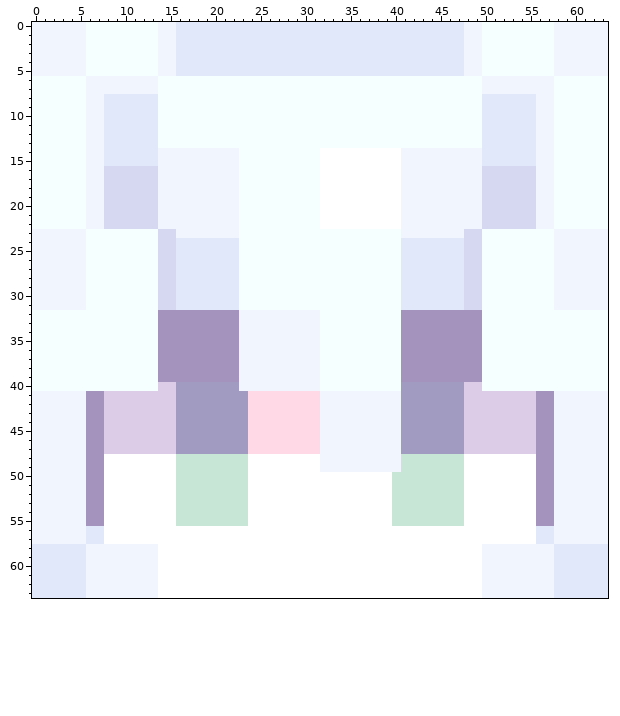
Pixel-art sprite -- skins/c793e80b-f2c1-4b93-b388-4e334eb5da0c.png. This is how it looked before the edit.
The file is 64x64 pixels. Colours within 5 levels of each other are drawn and written as one.
The result:
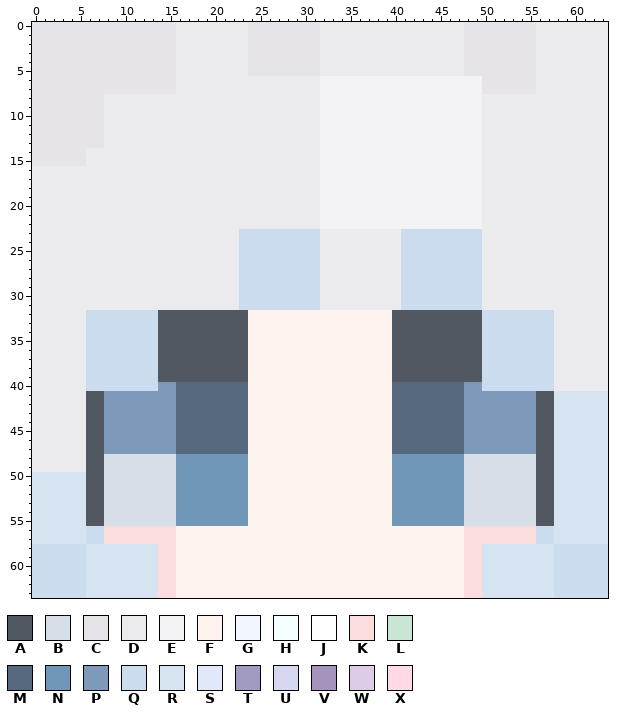
Palette (. is transparent): A #515861  B #d6dfe8  C #e6e4e9  D #ebeaed  E #f3f2f5  F #fef3ee  G #f1f5fd  H #f6ffff  J #ffffff  K #fcdddd  L #c8e6d5  M #57697f  N #7197b8  P #7e99ba  Q #cadcee  R #d6e4f2  S #e0e8f9  T #a19bc2  U #d5d8f0  V #a393bd  W #dccce8  X #ffd9e5
Author's note on the commit: 自動上傳玩家 AstridLu 的皮膚臉部
From old to new:
Changed rows in their new state; - is an unchanged pixel.
first column x 0:
 0 CCCCCCCCCCCCCCCCDDDDDDDDCCCCCCCCDDDDDDDDDDDDDDDDCCCCCCCCDDDDDDDD
 1 CCCCCCCCCCCCCCCCDDDDDDDDCCCCCCCCDDDDDDDDDDDDDDDDCCCCCCCCDDDDDDDD
 2 CCCCCCCCCCCCCCCCDDDDDDDDCCCCCCCCDDDDDDDDDDDDDDDDCCCCCCCCDDDDDDDD
 3 CCCCCCCCCCCCCCCCDDDDDDDDCCCCCCCCDDDDDDDDDDDDDDDDCCCCCCCCDDDDDDDD
 4 CCCCCCCCCCCCCCCCDDDDDDDDCCCCCCCCDDDDDDDDDDDDDDDDCCCCCCCCDDDDDDDD
 5 CCCCCCCCCCCCCCCCDDDDDDDDCCCCCCCCDDDDDDDDDDDDDDDDCCCCCCCCDDDDDDDD
 6 CCCCCCCCCCCCCCCCDDDDDDDDDDDDDDDDEEEEEEEEEEEEEEEEEECCCCCCDDDDDDDD
 7 CCCCCCCCCCCCCCCCDDDDDDDDDDDDDDDDEEEEEEEEEEEEEEEEEECCCCCCDDDDDDDD
 8 CCCCCCCCDDDDDDDDDDDDDDDDDDDDDDDDEEEEEEEEEEEEEEEEEEDDDDDDDDDDDDDD
 9 CCCCCCCCDDDDDDDDDDDDDDDDDDDDDDDDEEEEEEEEEEEEEEEEEEDDDDDDDDDDDDDD
10 CCCCCCCCDDDDDDDDDDDDDDDDDDDDDDDDEEEEEEEEEEEEEEEEEEDDDDDDDDDDDDDD
11 CCCCCCCCDDDDDDDDDDDDDDDDDDDDDDDDEEEEEEEEEEEEEEEEEEDDDDDDDDDDDDDD
12 CCCCCCCCDDDDDDDDDDDDDDDDDDDDDDDDEEEEEEEEEEEEEEEEEEDDDDDDDDDDDDDD
13 CCCCCCCCDDDDDDDDDDDDDDDDDDDDDDDDEEEEEEEEEEEEEEEEEEDDDDDDDDDDDDDD
14 CCCCCCDDDDDDDDDDDDDDDDDDDDDDDDDDEEEEEEEEEEEEEEEEEEDDDDDDDDDDDDDD
15 CCCCCCDDDDDDDDDDDDDDDDDDDDDDDDDDEEEEEEEEEEEEEEEEEEDDDDDDDDDDDDDD
16 DDDDDDDDDDDDDDDDDDDDDDDDDDDDDDDDEEEEEEEEEEEEEEEEEEDDDDDDDDDDDDDD
17 DDDDDDDDDDDDDDDDDDDDDDDDDDDDDDDDEEEEEEEEEEEEEEEEEEDDDDDDDDDDDDDD
18 DDDDDDDDDDDDDDDDDDDDDDDDDDDDDDDDEEEEEEEEEEEEEEEEEEDDDDDDDDDDDDDD
19 DDDDDDDDDDDDDDDDDDDDDDDDDDDDDDDDEEEEEEEEEEEEEEEEEEDDDDDDDDDDDDDD
20 DDDDDDDDDDDDDDDDDDDDDDDDDDDDDDDDEEEEEEEEEEEEEEEEEEDDDDDDDDDDDDDD
21 DDDDDDDDDDDDDDDDDDDDDDDDDDDDDDDDEEEEEEEEEEEEEEEEEEDDDDDDDDDDDDDD
22 DDDDDDDDDDDDDDDDDDDDDDDDDDDDDDDDEEEEEEEEEEEEEEEEEEDDDDDDDDDDDDDD
23 DDDDDDDDDDDDDDDDDDDDDDDQQQQQQQQQDDDDDDDDDQQQQQQQQQDDDDDDDDDDDDDD
24 DDDDDDDDDDDDDDDDDDDDDDDQQQQQQQQQDDDDDDDDDQQQQQQQQQDDDDDDDDDDDDDD
25 DDDDDDDDDDDDDDDDDDDDDDDQQQQQQQQQDDDDDDDDDQQQQQQQQQDDDDDDDDDDDDDD
26 DDDDDDDDDDDDDDDDDDDDDDDQQQQQQQQQDDDDDDDDDQQQQQQQQQDDDDDDDDDDDDDD
27 DDDDDDDDDDDDDDDDDDDDDDDQQQQQQQQQDDDDDDDDDQQQQQQQQQDDDDDDDDDDDDDD
28 DDDDDDDDDDDDDDDDDDDDDDDQQQQQQQQQDDDDDDDDDQQQQQQQQQDDDDDDDDDDDDDD
29 DDDDDDDDDDDDDDDDDDDDDDDQQQQQQQQQDDDDDDDDDQQQQQQQQQDDDDDDDDDDDDDD
30 DDDDDDDDDDDDDDDDDDDDDDDQQQQQQQQQDDDDDDDDDQQQQQQQQQDDDDDDDDDDDDDD
31 DDDDDDDDDDDDDDDDDDDDDDDQQQQQQQQQDDDDDDDDDQQQQQQQQQDDDDDDDDDDDDDD
32 DDDDDDQQQQQQQQAAAAAAAAAAFFFFFFFFFFFFFFFFAAAAAAAAAAQQQQQQQQDDDDDD
33 DDDDDDQQQQQQQQAAAAAAAAAAFFFFFFFFFFFFFFFFAAAAAAAAAAQQQQQQQQDDDDDD
34 DDDDDDQQQQQQQQAAAAAAAAAAFFFFFFFFFFFFFFFFAAAAAAAAAAQQQQQQQQDDDDDD
35 DDDDDDQQQQQQQQAAAAAAAAAAFFFFFFFFFFFFFFFFAAAAAAAAAAQQQQQQQQDDDDDD
36 DDDDDDQQQQQQQQAAAAAAAAAAFFFFFFFFFFFFFFFFAAAAAAAAAAQQQQQQQQDDDDDD
37 DDDDDDQQQQQQQQAAAAAAAAAAFFFFFFFFFFFFFFFFAAAAAAAAAAQQQQQQQQDDDDDD
38 DDDDDDQQQQQQQQAAAAAAAAAAFFFFFFFFFFFFFFFFAAAAAAAAAAQQQQQQQQDDDDDD
39 DDDDDDQQQQQQQQAAAAAAAAAAFFFFFFFFFFFFFFFFAAAAAAAAAAQQQQQQQQDDDDDD
40 DDDDDDQQQQQQQQPPMMMMMMMMFFFFFFFFFFFFFFFFMMMMMMMMPPQQQQQQQQDDDDDD
41 DDDDDDAAPPPPPPPPMMMMMMMMFFFFFFFFFFFFFFFFMMMMMMMMPPPPPPPPAARRRRRR
42 DDDDDDAAPPPPPPPPMMMMMMMMFFFFFFFFFFFFFFFFMMMMMMMMPPPPPPPPAARRRRRR
43 DDDDDDAAPPPPPPPPMMMMMMMMFFFFFFFFFFFFFFFFMMMMMMMMPPPPPPPPAARRRRRR
44 DDDDDDAAPPPPPPPPMMMMMMMMFFFFFFFFFFFFFFFFMMMMMMMMPPPPPPPPAARRRRRR
45 DDDDDDAAPPPPPPPPMMMMMMMMFFFFFFFFFFFFFFFFMMMMMMMMPPPPPPPPAARRRRRR
46 DDDDDDAAPPPPPPPPMMMMMMMMFFFFFFFFFFFFFFFFMMMMMMMMPPPPPPPPAARRRRRR
47 DDDDDDAAPPPPPPPPMMMMMMMMFFFFFFFFFFFFFFFFMMMMMMMMPPPPPPPPAARRRRRR
48 DDDDDDAABBBBBBBBNNNNNNNNFFFFFFFFFFFFFFFFNNNNNNNNBBBBBBBBAARRRRRR
49 DDDDDDAABBBBBBBBNNNNNNNNFFFFFFFFFFFFFFFFNNNNNNNNBBBBBBBBAARRRRRR
50 RRRRRRAABBBBBBBBNNNNNNNNFFFFFFFFFFFFFFFFNNNNNNNNBBBBBBBBAARRRRRR
51 RRRRRRAABBBBBBBBNNNNNNNNFFFFFFFFFFFFFFFFNNNNNNNNBBBBBBBBAARRRRRR
52 RRRRRRAABBBBBBBBNNNNNNNNFFFFFFFFFFFFFFFFNNNNNNNNBBBBBBBBAARRRRRR
53 RRRRRRAABBBBBBBBNNNNNNNNFFFFFFFFFFFFFFFFNNNNNNNNBBBBBBBBAARRRRRR
54 RRRRRRAABBBBBBBBNNNNNNNNFFFFFFFFFFFFFFFFNNNNNNNNBBBBBBBBAARRRRRR
55 RRRRRRAABBBBBBBBNNNNNNNNFFFFFFFFFFFFFFFFNNNNNNNNBBBBBBBBAARRRRRR
56 RRRRRRQQKKKKKKKKFFFFFFFFFFFFFFFFFFFFFFFFFFFFFFFFKKKKKKKKQQRRRRRR
57 RRRRRRQQKKKKKKKKFFFFFFFFFFFFFFFFFFFFFFFFFFFFFFFFKKKKKKKKQQRRRRRR
58 QQQQQQRRRRRRRRKKFFFFFFFFFFFFFFFFFFFFFFFFFFFFFFFFKKRRRRRRRRQQQQQQ
59 QQQQQQRRRRRRRRKKFFFFFFFFFFFFFFFFFFFFFFFFFFFFFFFFKKRRRRRRRRQQQQQQ
60 QQQQQQRRRRRRRRKKFFFFFFFFFFFFFFFFFFFFFFFFFFFFFFFFKKRRRRRRRRQQQQQQ
61 QQQQQQRRRRRRRRKKFFFFFFFFFFFFFFFFFFFFFFFFFFFFFFFFKKRRRRRRRRQQQQQQ
62 QQQQQQRRRRRRRRKKFFFFFFFFFFFFFFFFFFFFFFFFFFFFFFFFKKRRRRRRRRQQQQQQ
63 QQQQQQRRRRRRRRKKFFFFFFFFFFFFFFFFFFFFFFFFFFFFFFFFKKRRRRRRRRQQQQQQ
